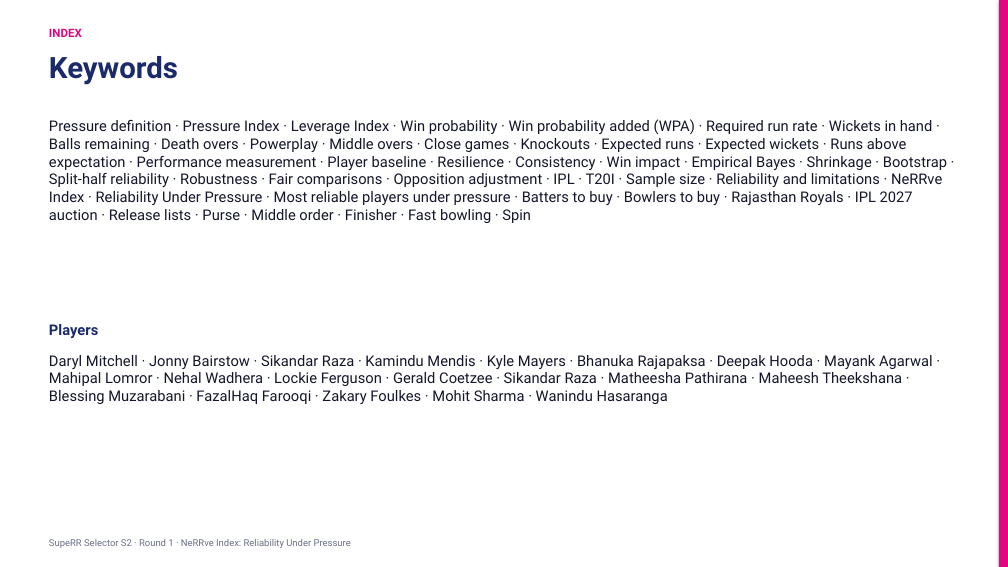
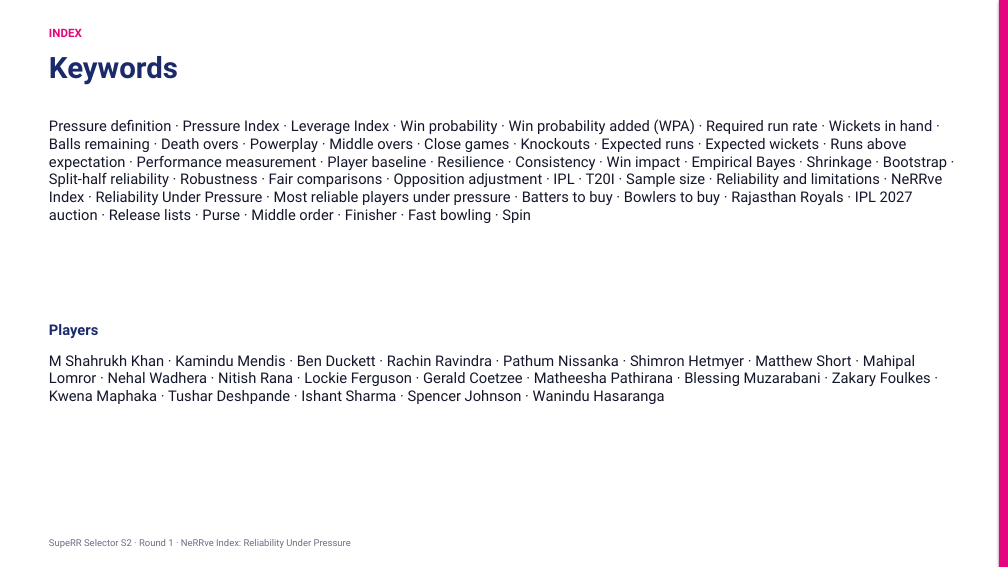
Before and after one commit to KoduruChandrasekhar/RRAuction-, a slide deck: slide 18 of submission/NeRRve_Deck.pptx. Drawn at 1008x567 pixels with LibreOffice and Linux fonts; fonts in the diff are those of the drawing. Boxes give left, top, right and bottom in pixels: in the first picture for what was removed or moved away, otherwise in the second. Text is boxed around its words. In the diff, an @@ line names an element or a change of style, - is before the commit and + after.

```diff
--- a/submission/NeRRve_Deck.pptx
+++ b/submission/NeRRve_Deck.pptx
@@ text at <box>49,355,931,404</box>: text changed @@
-Daryl Mitchell · Jonny Bairstow · Sikandar Raza · Kamindu Mendis · Kyle Mayers · Bhanuka Rajapaksa · Deepak Hooda · Mayank Agarwal · Mahipal Lomror · Nehal Wadhera · Lockie Ferguson · Gerald Coetzee · Sikandar Raza · Matheesha Pathirana · Maheesh Theekshana · Blessing Muzarabani · FazalHaq Farooqi · Zakary Foulkes · Mohit Sharma · Wanindu Hasaranga
+M Shahrukh Khan · Kamindu Mendis · Ben Duckett · Rachin Ravindra · Pathum Nissanka · Shimron Hetmyer · Matthew Short · Mahipal Lomror · Nehal Wadhera · Nitish Rana · Lockie Ferguson · Gerald Coetzee · Matheesha Pathirana · Blessing Muzarabani · Zakary Foulkes · Kwena Maphaka · Tushar Deshpande · Ishant Sharma · Spencer Johnson · Wanindu Hasaranga
```
Also in this commit, not shown: 3 other slides changed, 6 other files.
